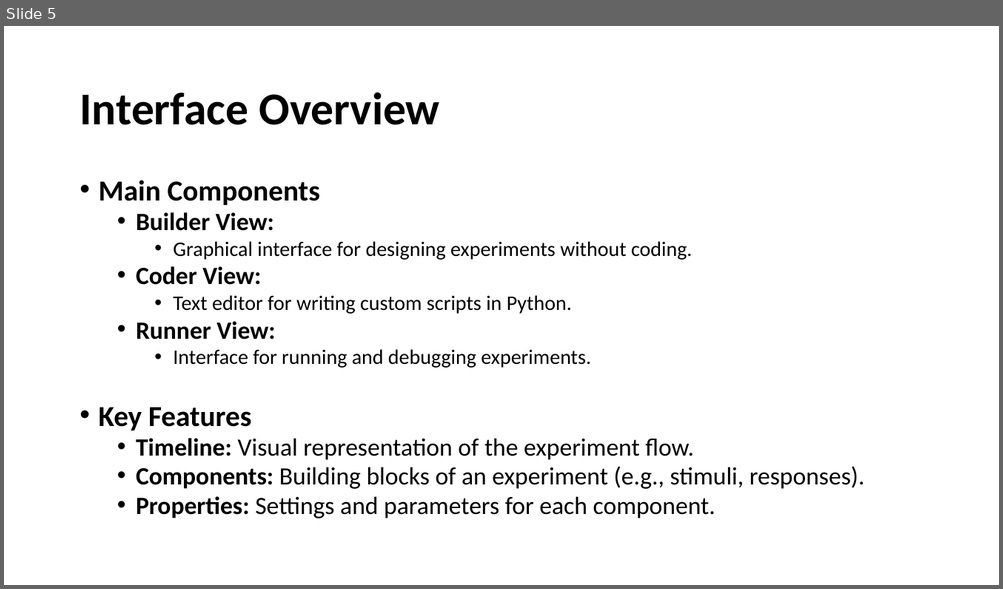
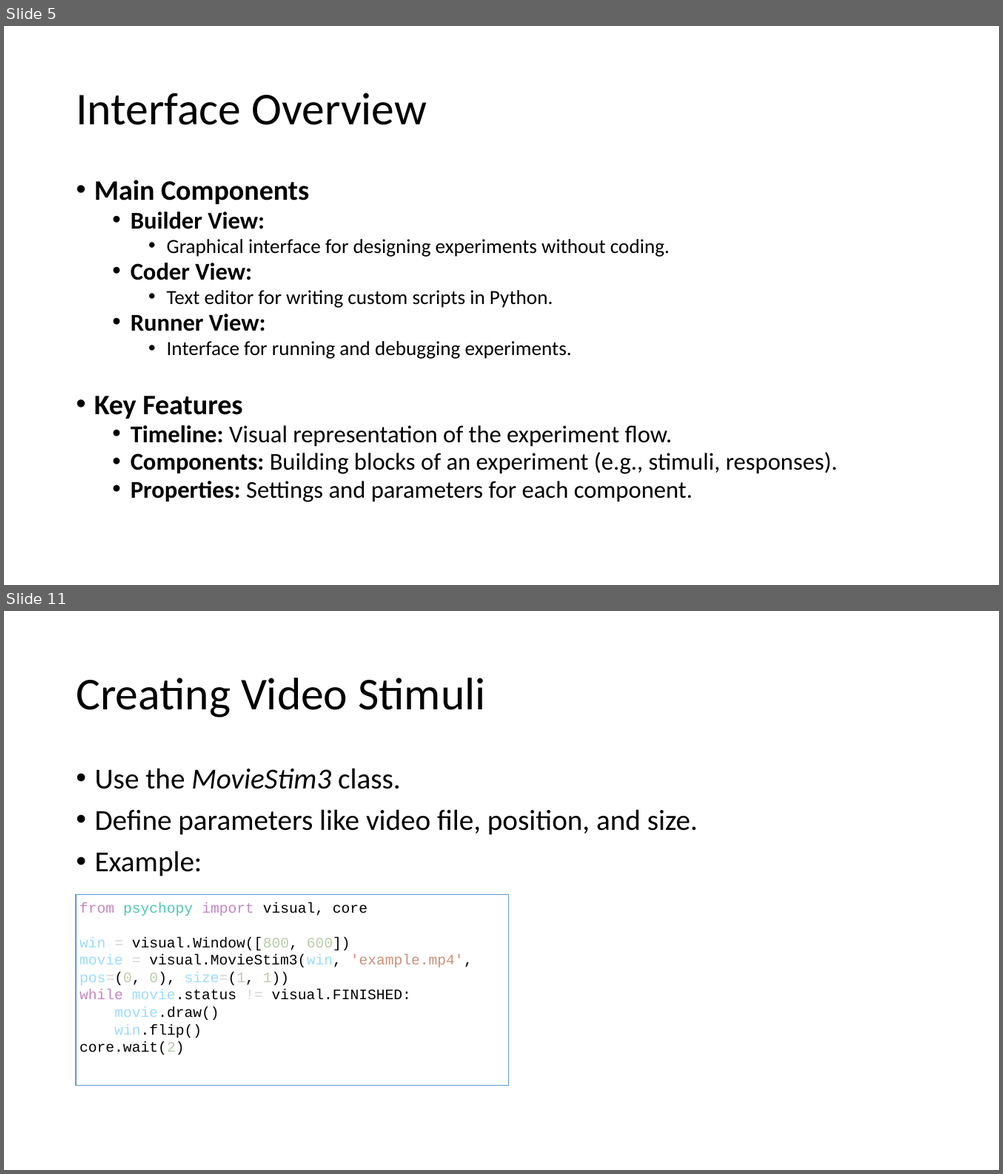
Before and after one commit to caggursoy/PsychoPy-Intro-Course, a slide deck: intro-psychopy/part2.pptx. Shown one above the other, each under a label of ours: slide 5 before the commit, slides 5 and 11 after it; the slides between them are not shown. The pictures are 1003x589 and 1003x1174 pixels, drawn with LibreOffice and Linux fonts; fonts in the diff are those of the drawing. Boxes give left, top, right and bottom in pixels: in the first picture for what was removed or moved away, otherwise in the second. Text is boxed around its words. In the diff, an @@ line names an element or a change of style, - is before the commit and + after.

```diff
--- a/intro-psychopy/part2.pptx
+++ b/intro-psychopy/part2.pptx
@@ slide 11 added at (4, 611, 999, 1170), background #FFFFFF @@
@@ title added at (76, 678, 485, 718), 44 pt, text #000000 @@
+Creating Video Stimuli
@@ text added at (95, 768, 697, 877), 28 pt, text #000000 @@
+• Use the MovieStim3 class.
+• Define parameters like video file, position, and size.
+• Example:
@@ rectangle added at (76, 895, 509, 1086), fill #FFFFFF, outline #5B9BD5 1 pt, 14 pt, text #000000 @@
+from psychopy import visual, core
+win = visual.Window([800, 600])
+movie = visual.MovieStim3(win, 'example.mp4', pos=(0, 0), size=(1, 1))
+while movie.status != visual.FINISHED:
+movie.draw()
+win.flip()
+core.wait(2)
@@ slide 5 changed as well @@
@@ title "Interface Overview" at (76, 93, 427, 125): bold off @@
@@ text "Main Components" at (94, 180, 837, 503): size 28 to 27.2 pt in "Main Components", "Key Features"; size 24 to 23.3 pt in "Builder View:", "Coder View:", "Runner View:", "Timeline: Visual representation of the experiment flow." and 2 more places; size 20 to 19.4 pt in "Graphical interface for designing experiments without coding ...", "Text editor for writing custom scripts in ...", "Interface for running and debugging experiments."; indent changed; line spacing 0.8 to 0.81; less space between paragraphs @@
```
Also in this commit, not shown: 6 other slides changed, 12 other slides added, 1 other file.
